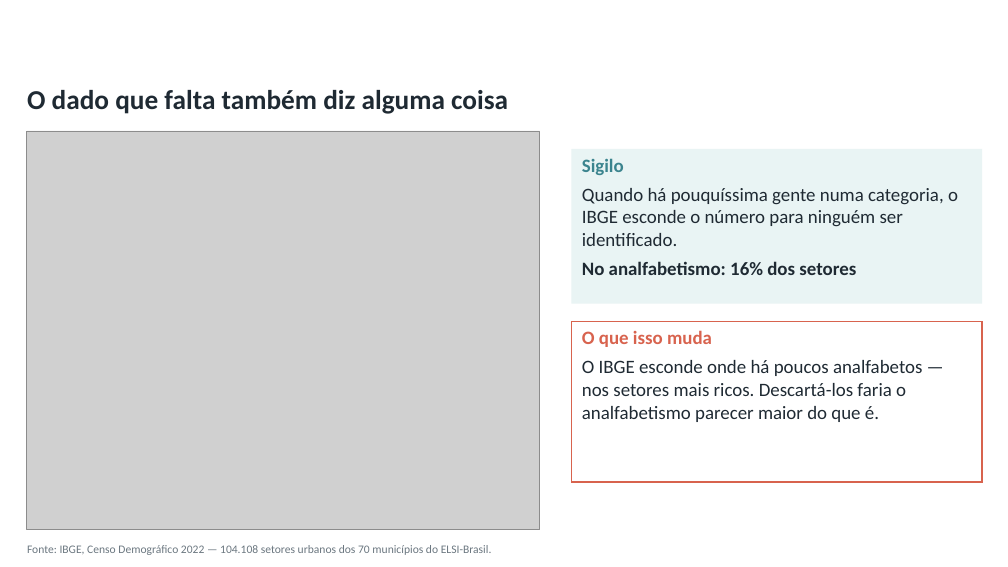
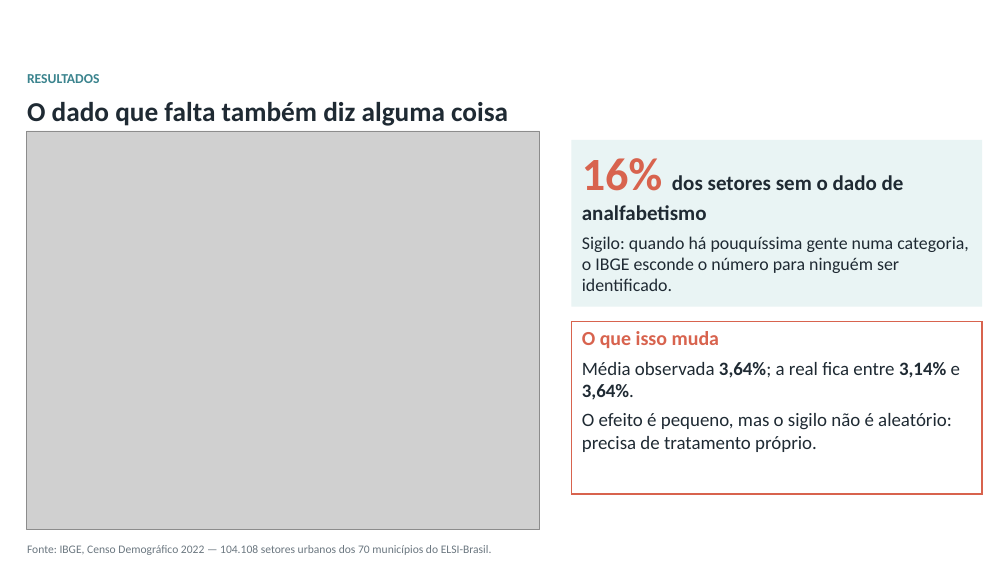
Before and after one commit to pedrinndias/Projeto_IVS_Censo, a slide deck: slide 7 of relatorio_parcial_raic/Apresentacao_Oral_RAIC_2026_Pedro.pptx. Drawn at 1008x567 pixels with LibreOffice and Linux fonts; fonts in the diff are those of the drawing; grey boxes stand for pictures; background and template pictures are left out. Boxes give left, top, right and bottom in pixels: in the first picture for what was removed or moved away, otherwise in the second. Text is boxed around its words. In the diff, an @@ line names an element or a change of style, - is before the commit and + after.

Commit message:
feat(raic): apresentação oral v3 — precisão, edital e falas revisadas
Depois de recalcular os números a partir dos dados brutos do IBGE e de uma
segunda rodada do conselho de revisão:

- Precisão: "nenhum domicílio foi registrado" (zeros incluem sigilo);
  a caçamba é classificada pelo projeto, não pelo Censo; o 16× do Norte
  passa para a reserva R4 como média de proporções; "variáveis do IVS 2012
  disponíveis no Censo 2022, adaptadas"; setor extremo retirado da análise
  descritiva (55,7× a mediana).
- Edital: etiquetas Metodologia, Resultados e Conclusões; slide 10 vira
  "Conclusões e próximos passos", com três conclusões.
- Didática: definição de vulnerabilidade e "para quê" no slide 2; "a etapa
  que vem antes do índice" no slide 3; 3,64% → 3,14% no slide 7; régua da
  correlação no 8; slide 9 só com o "50 de 53", como associação.
- Falas reescritas para serem ditas, sem ponto e vírgula nem números
  longos; cerca de 8 min.
- Nova saída _ENVIO.pptx, sem as notas do apresentador.
- Roteiro v1 guardado em historico/.

```diff
--- a/relatorio_parcial_raic/Apresentacao_Oral_RAIC_2026_Pedro.pptx
+++ b/relatorio_parcial_raic/Apresentacao_Oral_RAIC_2026_Pedro.pptx
@@ text "O dado que falta também ...": place and size @@
-text "O dado que falta também ..." at (27,90,508,114)
+text "O dado que falta também ..." at (27,102,508,126)
@@ text added at (27,74,99,83), 13 pt, text #3B848E, bold @@
+RESULTADOS
@@ rectangle "16% dos setores sem o ...": place and size @@
-rectangle "16% dos setores sem o ..." at (572,149,982,304)
+rectangle "16% dos setores sem o ..." at (572,140,982,306)
@@ text in rectangle at (582,158,969,291): text changed; size 18 to 17 pt @@
-Sigilo
-Quando há pouquíssima gente numa categoria, o IBGE esconde o número para ninguém ser identificado.
-No analfabetismo: 16% dos setores
+16% dos setores sem o dado de analfabetismo
+Sigilo: quando há pouquíssima gente numa categoria, o IBGE esconde o número para ninguém ser identificado.
@@ rectangle "O que isso muda": place and size @@
-rectangle "O que isso muda" at (572,321,982,482)
+rectangle "O que isso muda" at (572,321,982,494)
@@ text in rectangle at (582,331,719,348): size 18 to 19 pt in "O que isso muda" @@
@@ text in rectangle at (582,362,960,452): text changed @@
-O IBGE esconde onde há poucos analfabetos — nos setores mais ricos. Descartá-los faria o analfabetismo parecer maior do que é.
+Média observada 3,64%; a real fica entre 3,14% e 3,64%.
+O efeito é pequeno, mas o sigilo não é aleatório: precisa de tratamento próprio.
```
Also in this commit, not shown: 8 other slides changed, 5 other files.
